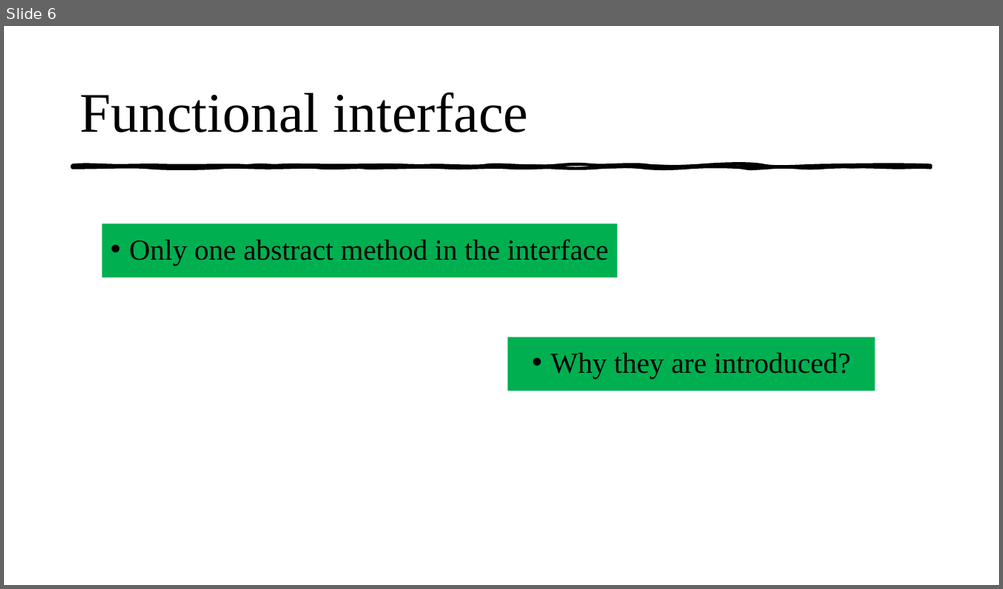
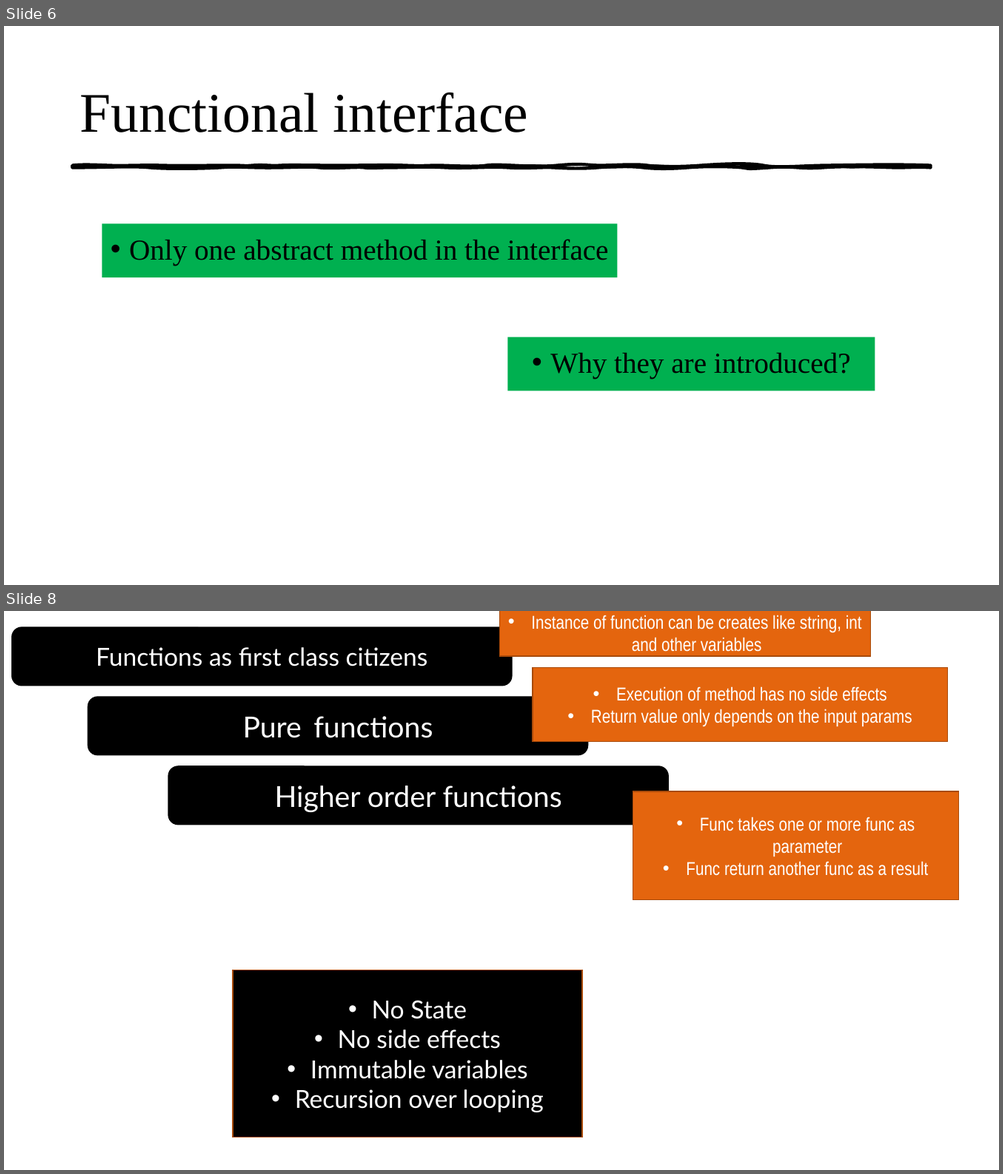
Before and after one commit to codefarm0/Java-Tech-Shots, a slide deck: Java Tech Shots.pptx. Shown one above the other, each under a label of ours: slide 6 before the commit, slides 6 and 8 after it; the slides between them are not shown. The pictures are 1003x589 and 1003x1174 pixels, drawn with LibreOffice and Linux fonts; fonts in the diff are those of the drawing. Boxes give left, top, right and bottom in pixels: in the first picture for what was removed or moved away, otherwise in the second. Text is boxed around its words. In the diff, an @@ line names an element or a change of style, - is before the commit and + after.

```diff
--- a/Java Tech Shots.pptx
+++ b/Java Tech Shots.pptx
@@ slide 8 added at [4,611,999,1170], background #FFFFFF @@
@@ rounded rectangle added at [12,627,512,686], fill #000000, outline #000000 1 pt, 24 pt, text #FFFFFF @@
+Functions as first class citizens
@@ rectangle added at [499,611,871,657], fill #E4650E, outline #A94B0A 1 pt, 18 pt, text #FFFFFF @@
+• Instance of function can be creates like string, int and other variables
@@ rectangle added at [532,668,947,742], fill #E4650E, outline #A94B0A 1 pt, 18 pt, text #FFFFFF @@
+• Execution of method has no side effects
+• Return value only depends on the input params
@@ rounded rectangle added at [88,697,587,755], fill #000000, outline #000000 1 pt, 28 pt, text #FFFFFF @@
+Pure functions
@@ rounded rectangle added at [168,766,668,824], fill #000000, outline #000000 1 pt, 28 pt, text #FFFFFF @@
+Higher order functions
@@ rectangle added at [633,792,959,900], fill #E4650E, outline #A94B0A 1 pt, 18 pt, text #FFFFFF @@
+• Func takes one or more func as parameter
+• Func return another func as a result
@@ rectangle added at [233,971,582,1139], fill #000000, outline #A94B0A 1 pt, 24 pt, text #FFFFFF @@
+• No State
+• No side effects
+• Immutable variables
+• Recursion over looping
```
Also in this commit, not shown: 1 slide changed, 4 other slides added, 5 other files.
